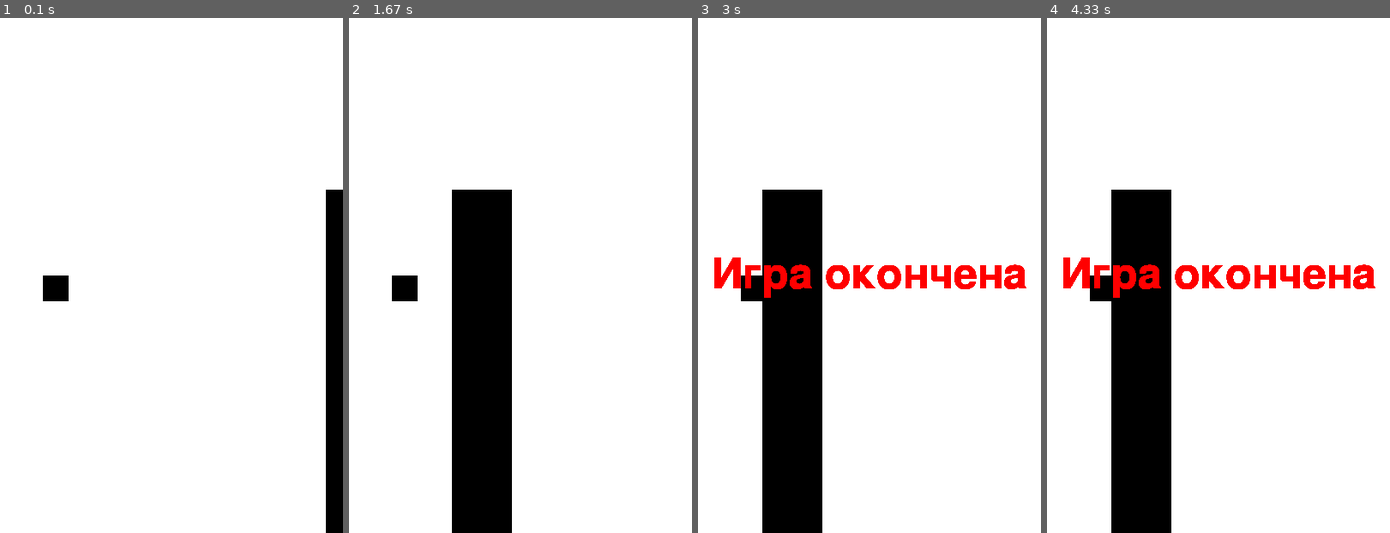
Above: before the commit, frames 1-4 (left to right).
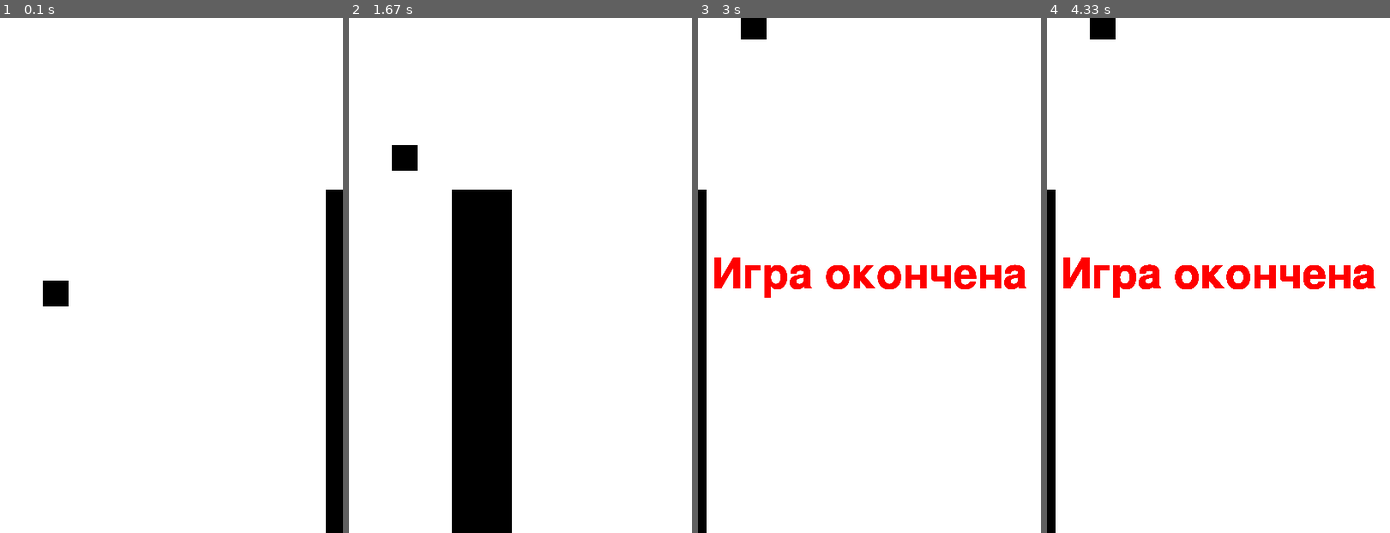
Above: after the commit, the same moments.

Repository: NazarEE127/Pygame_project
Game: pygame game, started from main.py
The game is run twice, just before and just after one commit, with the same random seed, the same clock (stepped at 60 frames per second) and the same inputs.
Inputs (mouse positions are in pixels of both pictures, inside the frame that each line leads up to):
- Up to frame 1 (0.1 s): no input
- Up to frame 2 (1.67 s): hold Up 0.33-0.8 s; tap Space at 0.83 s; click (630, 260) at 1.22 s; hold Up from 1.5 s (still down)
- Up to frame 3 (3 s): release Up at 1.87 s; hold Up 1.9-2.2 s; hold Up 2.23-2.6 s; hold Up 2.63-2.93 s; hold Up from 2.97 s (still down)
- Up to frame 4 (4.33 s): release Up at 3.33 s

The runs differ from the first frame. In frame 1, 0.1% of the frame differs, in the area x 12-20%, y 50-56%; in frame 2, 0.8%; in frame 3, 14%, in the area x 0-96%, y 0-100%; in frame 4, 13%.

Commit message:
Springendefaust Pre-Alpha 1.0
New features:
1)The character has gravity
2)If you fall off the screen or touch the ceiling, the game ends.
3)Added the ability to jump when pressing the space bar, up arrow or any mouse button.

Diff:
--- a/main.py
+++ b/main.py
@@ -1,5 +1,5 @@
 import pygame
-from go_interface import display_game_over
+from go_interface import display_game_over  # Импортируем функцию из go_interface
 
 # Инициализация Pygame
 pygame.init()
@@ -7,7 +7,7 @@
 # Настройки экрана
 WIDTH, HEIGHT = 400, 600
 screen = pygame.display.set_mode((WIDTH, HEIGHT))
-pygame.display.set_caption("Flappy Bird Clone")
+pygame.display.set_caption("Springendefaust")
 
 # Цвета
 WHITE = (255, 255, 255)
@@ -15,12 +15,14 @@
 
 # Персонаж
 bird_rect = pygame.Rect(50, 300, 30, 30)  # Позиция и размеры персонажа
+bird_velocity = 0
+gravity = 0.5
 
-# Препятствие (сплошная стена)
 obstacle_width = 70
 obstacle_height = 400  # Высота стены
 obstacle_rect = pygame.Rect(WIDTH, HEIGHT - obstacle_height, obstacle_width, obstacle_height)
 
+# Функция проверки столкновений
 def check_collision(bird_rect, obstacle_rect):
     return bird_rect.colliderect(obstacle_rect)
 
@@ -33,12 +35,27 @@
         if event.type == pygame.QUIT:
             running = False
 
+        # Обработка нажатия клавиши пробела или стрелочки вверх для прыжка
+        if event.type == pygame.KEYDOWN:
+            if event.key == pygame.K_SPACE and not game_over:
+                bird_velocity = -8  # Прыжок
+            elif event.key == pygame.K_UP and not game_over:
+                bird_velocity = -8  # Прыжок
+
+        # Обработка нажатия мыши для прыжка
+        if event.type == pygame.MOUSEBUTTONDOWN and not game_over:
+            bird_velocity = -8  # Прыжок
+
     if not game_over:
+        # Применение гравитации к персонажу
+        bird_velocity += gravity
+        bird_rect.y += bird_velocity
+
         # Движение препятствия
         obstacle_rect.x -= 5  # Скорость движения препятствия влево
 
-        # Проверка на столкновение
-        if check_collision(bird_rect, obstacle_rect):
+        # Проверка на столкновение или выход за пределы экрана
+        if check_collision(bird_rect, obstacle_rect) or bird_rect.y > HEIGHT or bird_rect.y < 0:
             game_over = True
 
         # Отрисовка объектов на экране
